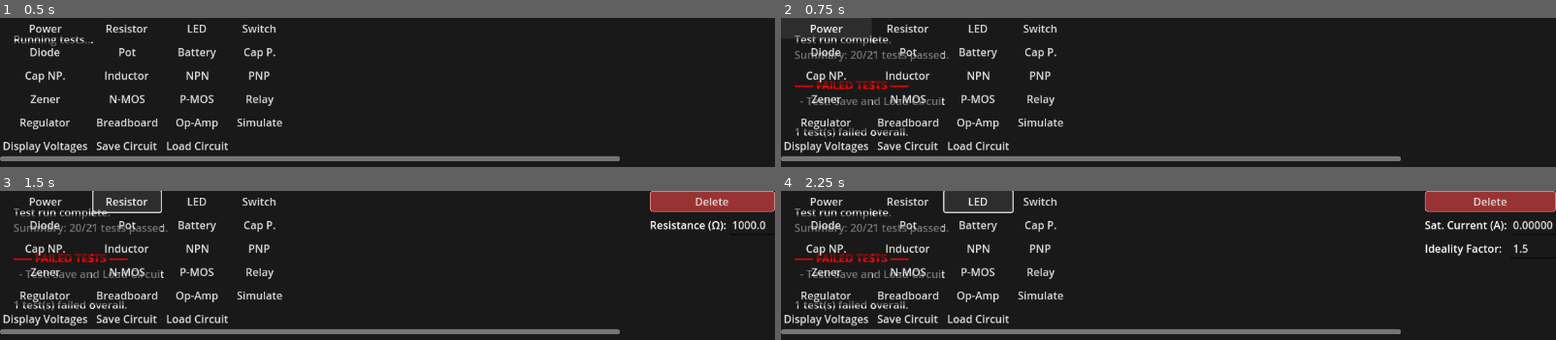
Above: before the commit, frames 1-4 (two rows, left to right).
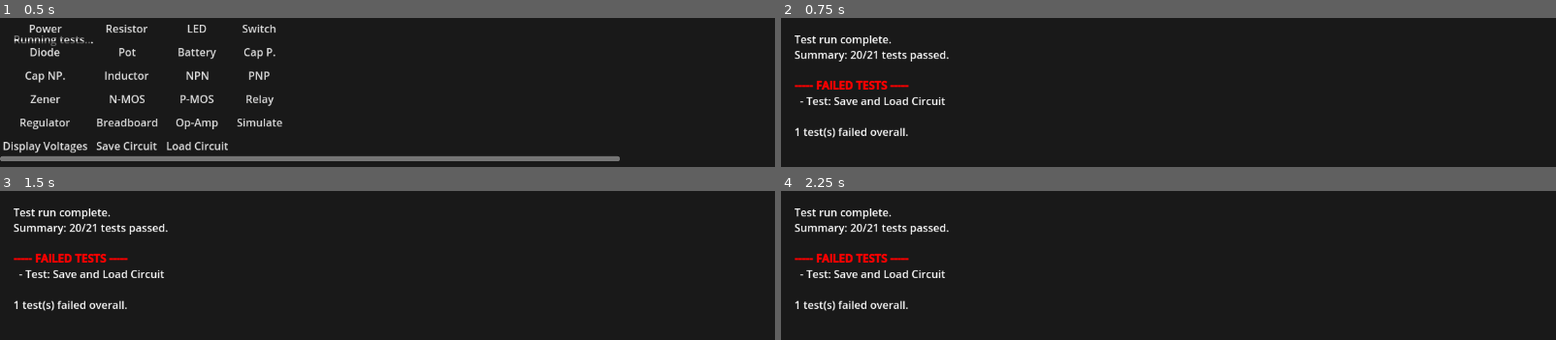
Above: after the commit, the same moments.

Repository: supastishn/mcu-sim
Game: Godot game, scene res://tests/test_main.tscn
Two runs of this game, one before a commit and one after it. Both use one fixed random seed, a clock stepped at 60 frames per second and the inputs below. This scene is started directly instead of the project's main scene. The engine's default icon, where the game draws it, is replaced by a stand-in: a white triangle on a blue panel in a dark square.
Inputs (mouse positions are in pixels of both pictures, inside the frame that each line leads up to):
- Up to frame 1 (0.5 s): no input
- Up to frame 2 (0.75 s): click "Power" at 0.5 s
- Up to frame 3 (1.5 s): click (124, 201) at 1.25 s, where only the run before the commit has a clickable "Resistor"
- Up to frame 4 (2.25 s): click (974, 201) at 2 s, where only the run before the commit has a clickable "LED"

Frame 1 is identical in both runs. In frame 2, 7.8% of the frame differs, in the area x 0-80%, y 4-97%; in frame 3, 11%; in frame 4, 11%, in the area x 0-100%, y 0-97%.
Error before the commit: Invalid type in function 'get_node_or_null' in base 'Node3D'. Cannot convert argument 1 from StringName to NodePath. (res://tests/test_circuits.gd:412)

Commit message:
fix: convert component names to NodePath and rename shadowed variables

Diff:
--- a/CircuitEditor3D.gd
+++ b/CircuitEditor3D.gd
@@ -976,8 +976,8 @@
 			if scene:
 				var component_name = comp_data.get("name", "")
 				var pos_data = comp_data["position"]
-				var position = Vector3(pos_data["x"], pos_data["y"], pos_data["z"])
-				var component = _add_component(scene, position, component_name)
+				var comp_pos = Vector3(pos_data["x"], pos_data["y"], pos_data["z"])
+				var component = _add_component(scene, comp_pos, component_name)
 				component_map[component.name] = component
 
 				# Restore properties
--- a/tests/test_circuits.gd
+++ b/tests/test_circuits.gd
@@ -409,8 +409,8 @@
 	if not TestUtils.assert_equals(ed.components_node.get_children().size(), num_components_before, "Component count after load is correct", rig): ok = false
 	if not TestUtils.assert_equals(ed.wires_node.get_children().size(), num_wires_before, "Wire count after load is correct", rig): ok = false
 
-	var loaded_ps_node = ed.components_node.get_node_or_null(ps_name)
-	var loaded_res_node = ed.components_node.get_node_or_null(res_name)
+	var loaded_ps_node = ed.components_node.get_node_or_null(NodePath(ps_name))
+	var loaded_res_node = ed.components_node.get_node_or_null(NodePath(res_name))
 
 	if not TestUtils.assert_true(is_instance_valid(loaded_ps_node), "Loaded PowerSource node is valid", rig):
 		ok = false
